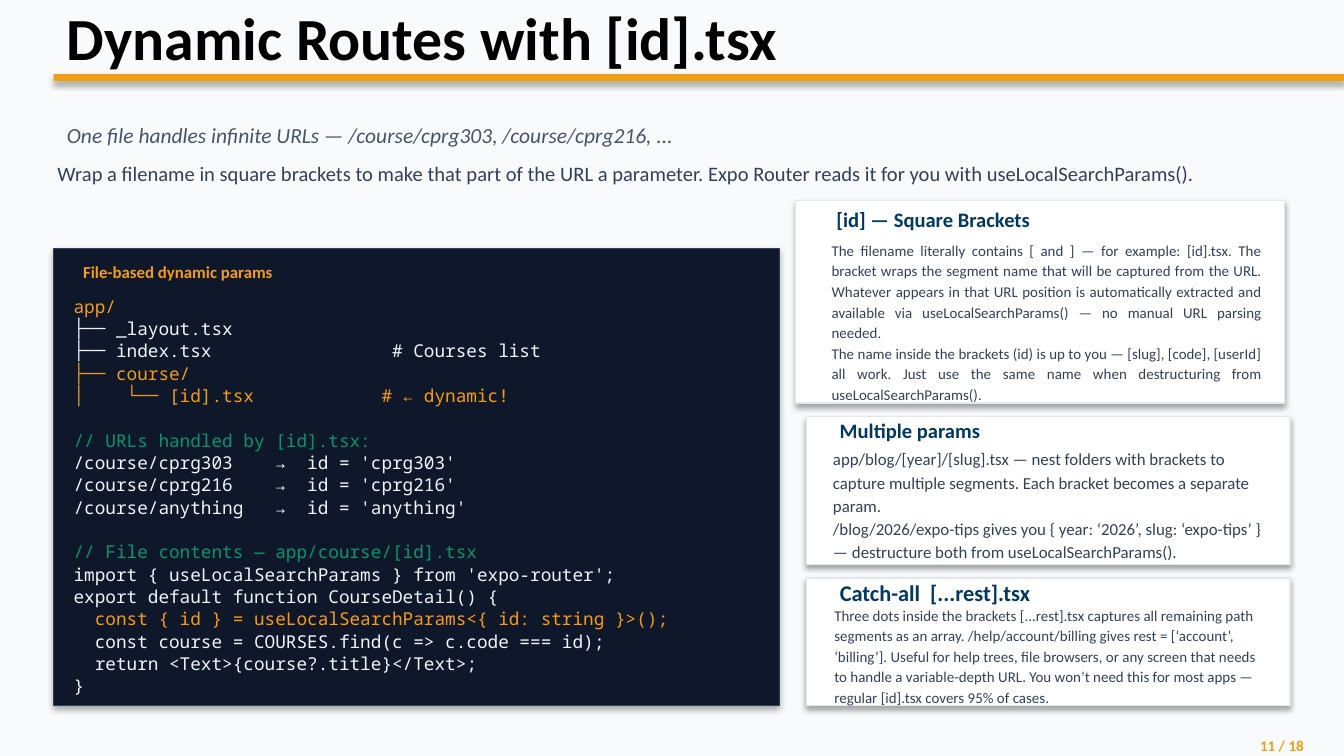
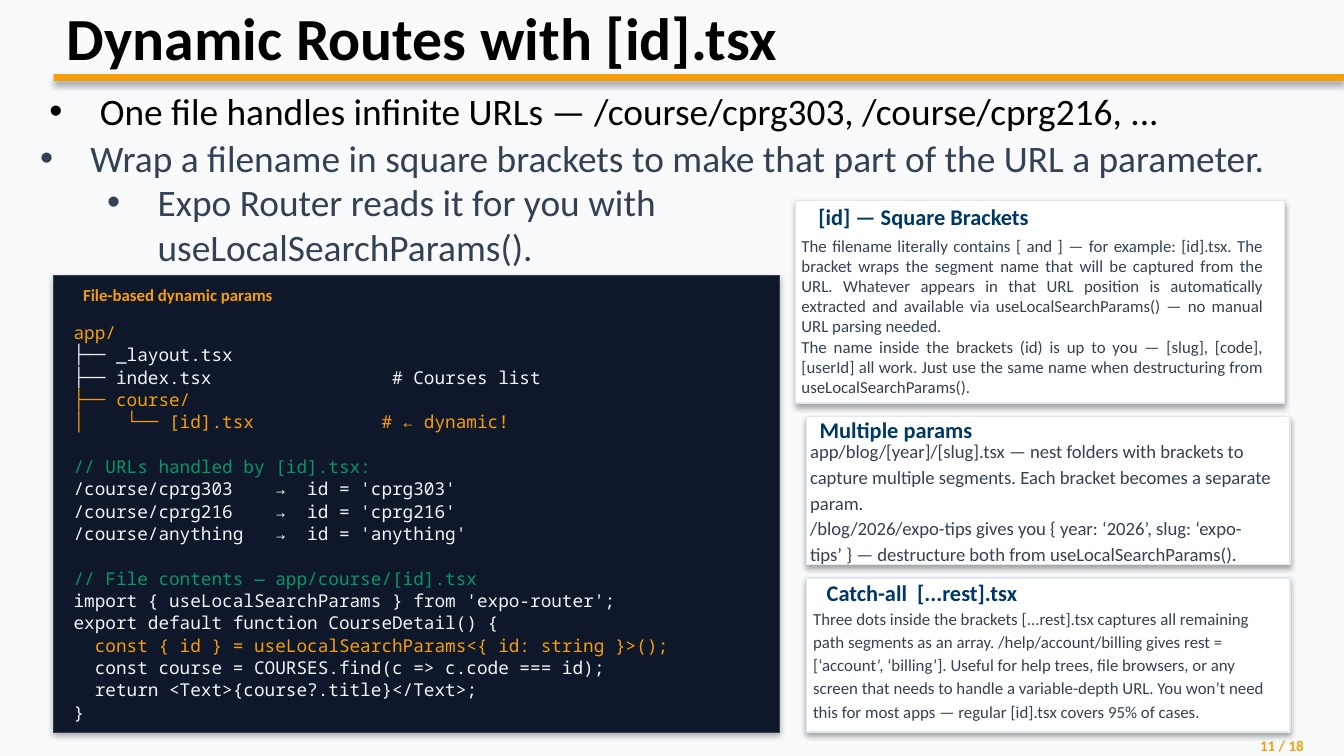
Before and after one commit to wlasitz-jeremy/Mobile-Application-Development-CPRG-303, a slide deck: slide 14 of Unit 4/Stack_Navigation_Updated.pptx. Drawn at 1344x756 pixels with LibreOffice and Linux fonts; fonts in the diff are those of the drawing. Boxes give left, top, right and bottom in pixels: in the first picture for what was removed or moved away, otherwise in the second. Text is boxed around its words. In the diff, an @@ line names an element or a change of style, - is before the commit and + after.

```diff
--- a/Unit 4/Stack_Navigation_Updated.pptx
+++ b/Unit 4/Stack_Navigation_Updated.pptx
@@ text "One file handles infinite URLs ...": place and size @@
-text "One file handles infinite URLs ..." at [67, 128, 651, 147]
+text "One file handles infinite URLs ..." at [100, 99, 1122, 132]
@@ text "One file handles infinite URLs ..." at [100, 99, 1122, 132]: size 11.5 to 20 pt, text colour #475569 to #000000, italic off; bullet none to • @@
@@ text at [90, 146, 1264, 178]: text changed; size 11 to 20 pt @@
-Wrap a filename in square brackets to make that part of the URL a parameter. Expo Router reads it for you with useLocalSearchParams().
+• Wrap a filename in square brackets to make that part of the URL a parameter.
@@ text added at [158, 190, 655, 266], 20 pt, text #334155 @@
+  • Expo Router reads it for you with useLocalSearchParams().
@@ text "[id] — Square Brackets": place and size @@
-text "[id] — Square Brackets" at [836, 212, 1030, 231]
+text "[id] — Square Brackets" at [818, 208, 1028, 229]
@@ text "[id] — Square Brackets" at [818, 208, 1028, 229]: size 11 to 12 pt @@
@@ text "The filename literally contains [ ...": place and size @@
-text "The filename literally contains [ ..." at [832, 245, 1261, 402]
+text "The filename literally contains [ ..." at [801, 240, 1263, 395]
@@ text "The filename literally contains [ ..." at [801, 240, 1263, 395]: size 8 to 9 pt; line spacing 1.15 to 1 @@
@@ 2 texts, 1 rectangle: place and size @@
-2 texts, 1 rectangle at [54, 249, 780, 706]
+2 texts, 1 rectangle at [54, 276, 780, 732]
@@ text "Multiple params" at [820, 422, 973, 442]: size 11 to 12 pt @@
@@ text "Multiple params": place and size @@
-text "Multiple params" at [840, 423, 980, 442]
+text "Multiple params" at [820, 422, 973, 442]
@@ text "app/blog/[year]/[slug].tsx — nest folders with ...": place and size @@
-text "app/blog/[year]/[slug].tsx — nest folders with ..." at [833, 453, 1252, 560]
+text "app/blog/[year]/[slug].tsx — nest folders with ..." at [810, 444, 1270, 567]
@@ text "app/blog/[year]/[slug].tsx — nest folders with ..." at [810, 444, 1270, 567]: size 9 to 10 pt @@
@@ rectangle: place and size @@
-rectangle at [806, 578, 1290, 706]
+rectangle at [806, 578, 1290, 732]
@@ text "Catch-all [...rest].tsx": place and size @@
-text "Catch-all [...rest].tsx" at [840, 584, 1030, 605]
+text "Catch-all [...rest].tsx" at [827, 584, 1017, 605]
@@ text "Three dots inside the brackets ...": place and size @@
-text "Three dots inside the brackets ..." at [834, 610, 1255, 707]
+text "Three dots inside the brackets ..." at [813, 613, 1263, 721]
@@ text "Three dots inside the brackets ..." at [813, 613, 1263, 721]: size 8 to 9 pt @@
```
Also in this commit, not shown: 7 other slides changed, 1 slide added, 36 other files.
